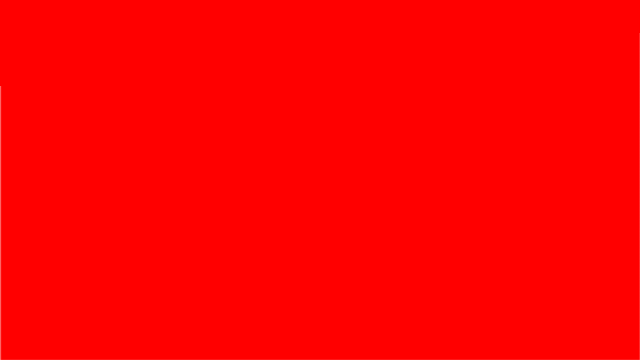
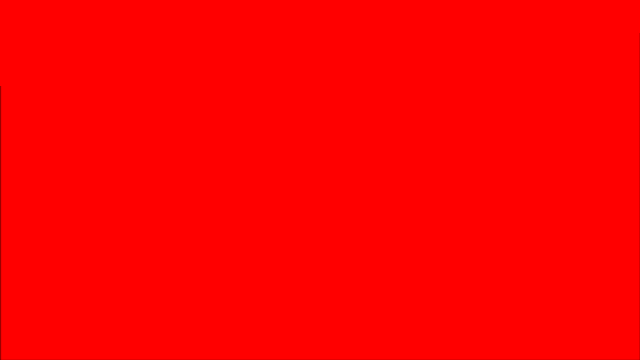
Comparing the layer stacks of the two 640 x 360 images. Changes:
added layer "black_layer" above "white_layer" over (x1=0, y1=33, x2=640, y2=360)
